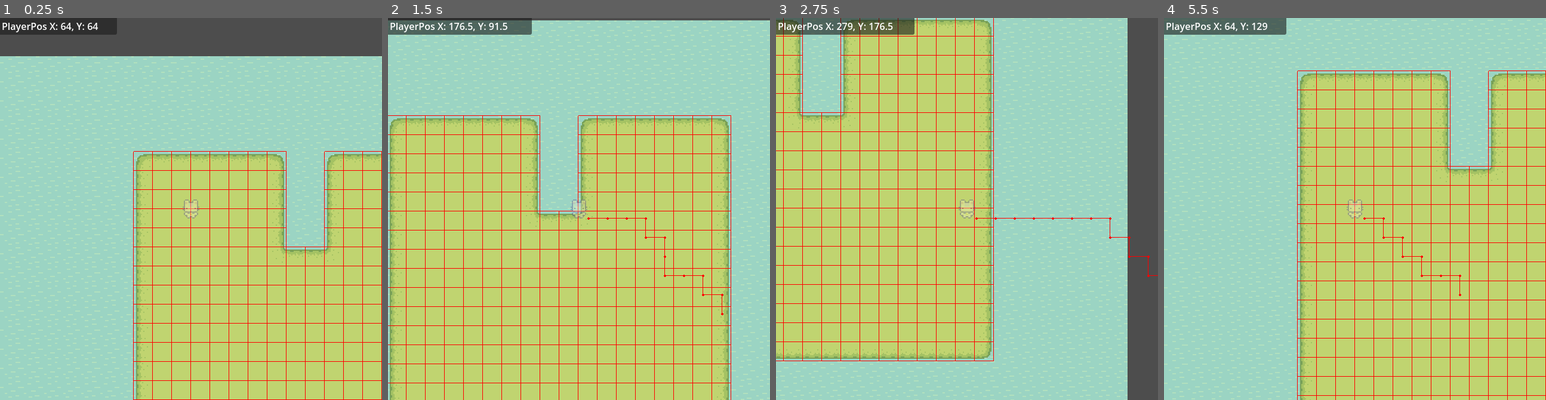
Above: before the commit, frames 1-4 (left to right).
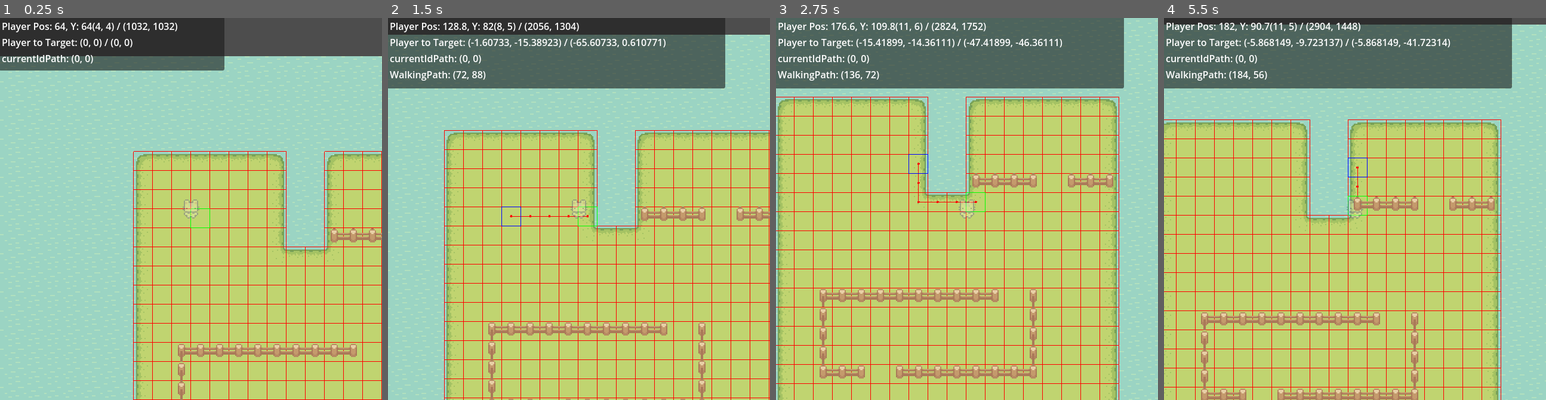
Above: after the commit, the same moments.

Repository: Joaomolin/AStarGrid2D-Godot-4
Game: Godot game, scene res://Main.tscn
The game is run twice, just before and just after one commit, with the same random seed, the same clock (stepped at 60 frames per second) and the same inputs.
Inputs (mouse positions are in pixels of both pictures, inside the frame that each line leads up to):
- Up to frame 1 (0.25 s): no input
- Up to frame 2 (1.5 s): tap Enter (ui_accept) at 0.5, 1.35 s; move the mouse to (663, 189) at 0.52 s; hold Right (ui_right) 0.53-1.28 s; hold Enter (ui_accept) 0.53-1.28 s; move the mouse to (502, 228) at 1.27 s; hold Down (ui_down) from 1.28 s (still down)
- Up to frame 3 (2.75 s): tap Enter (ui_accept) at 1.52, 1.82 s; move the mouse to (1005, 124) at 2.02 s; release Down (ui_down) at 2.03 s; hold Right (ui_right) from 2.03 s (still down); hold Enter (ui_accept) from 2.03 s (still down)
- Up to frame 4 (5.5 s): move the mouse to (1335, 285) at 2.77 s; release Right (ui_right) at 2.78 s; release Enter (ui_accept) at 2.78 s; hold Up (ui_up) 2.78-3.53 s; tap Enter (ui_accept) at 2.85, 3.02, 3.32, 4.35, 4.52, 4.82 s; move the mouse to (1469, 266) at 3.52 s; hold Enter (ui_accept) 3.53-4.28 s; hold Left (ui_left) 3.53-5.03 s; move the mouse to (1240, 151) at 4.27 s; move the mouse to (1374, 209) at 5.02 s; hold Down (ui_down) from 5.03 s (still down); hold Enter (ui_accept) from 5.03 s (still down)

The runs differ from the first frame. In frame 1, 8.4% of the frame differs, in the area x 0-100%, y 0-100%; in frame 2, 51%; in frame 3, 70%; in frame 4, 69%.

Commit message:
Walk with mouse

Diff:
--- a/Main.tscn
+++ b/Main.tscn
@@ -129,7 +129,7 @@
 layer_0/name = "Terrain"
 layer_0/tile_data = PackedInt32Array(65537, 65536, 3, 65538, 131072, 3, 65539, 131072, 3, 65540, 131072, 3, 65541, 1310 …(5898 unchanged characters)…
 layer_1/name = "NotWalkable"
-layer_1/enabled = false
+layer_1/enabled = true
 layer_1/modulate = Color(1, 1, 1, 1)
 layer_1/y_sort_enabled = false
 layer_1/y_sort_origin = 0
@@ -161,7 +161,6 @@
 vframes = 4
 
 [node name="CollisionShape2D" type="CollisionShape2D" parent="Player"]
-visible = false
 shape = SubResource("RectangleShape2D_brjjd")
 
 [node name="CanvasLayer" type="CanvasLayer" parent="."]
@@ -171,7 +170,7 @@
 offset_left = -2.0
 offset_top = -2.0
 offset_right = 68.0
-offset_bottom = 23.0
+offset_bottom = -2.0
 
 [node name="DebugContainer" type="VBoxContainer" parent="CanvasLayer"]
 unique_name_in_owner = true
--- a/Player.gd
+++ b/Player.gd
@@ -1,68 +1,177 @@
 extends CharacterBody2D
-#Player
-var myTile:Vector2
 
-#Start
 @onready var player: Node2D = %Player
+
+#Grid
 @onready var tileMap: TileMap = %TileMap
 @onready var tileSize = tileMap.tile_set.tile_size
+@onready var gridPlayerTile : Rect2
+@onready var gridTargetTile : Rect2
+@onready var finalTile : Vector2
 var grid: AStarGrid2D
-
-#
 var idPath:PackedVector2Array
-var otherIdPath:PackedVector2Array
+var printIdPath:PackedVector2Array
+var currentIdPath : Vector2
 
 func _ready():
 
+	_startGrid()
+	_updateWalkableTiles()
+
+func _draw():
+	_drawPathToWalk()
+	_drawMapTiles()
+	pass
+
+func _physics_process(_delta):
+
+	_wasdWalk()
+	_mouseWalk()
+	_updateDebugInfo()
+
+	queue_redraw()
+
+func _input(event: InputEvent):
+	if event.is_action_pressed("ui_accept"):
+		#Update end of path
+		finalTile = get_global_mouse_position()
+
+	if !finalTile:	return
+
+
+#region Grid Setup
+
+func _updateWalkableTiles():
+	for x in tileMap.get_used_rect().size.x:
+		for y in tileMap.get_used_rect().size.y:
+			var tilePos = Vector2i(x + tileMap.get_used_rect().position.x, y + tileMap.get_used_rect().position.y)
+
+			var tileData
+
+			#Ground layer
+			tileData = tileMap.get_cell_tile_data(0, tilePos)
+			if !tileData:
+				grid.set_point_solid(tilePos)
+
+			#Fence layer
+			tileData = tileMap.get_cell_tile_data(1, tilePos)
+			if tileData:
+				grid.set_point_solid(tilePos)
+
+func _startGrid():
 	#Start grid
 	grid = AStarGrid2D.new()
 	grid.region = tileMap.get_used_rect()
 	grid.cell_size = tileMap.tile_set.tile_size
 	grid.diagonal_mode = AStarGrid2D.DIAGONAL_MODE_NEVER
 	grid.update()
+#endregion
 
-func _input(event: InputEvent) -> void:
-	if !event.is_action_pressed("ui_accept"):	return
+#region Draw Tiles
 
-	var _from = tileMap.local_to_map(myTile)
-	var _to = tileMap.local_to_map(get_global_mouse_position())
-	idPath = grid.get_id_path(_from, _to)
-
-	otherIdPath = idPath
-	for i in otherIdPath.size(): #Fix positions
-		otherIdPath[i] = tileMap.map_to_local(otherIdPath[i])
-		#otherIdPath[i] = tileMap.map_to_local(otherIdPath[i]) - global_position
-
-func _draw():
-	#If has path to walk
-	if otherIdPath.size() > 1:
-		#Draw path line
-		draw_polyline(otherIdPath, Color.RED)
-
-		#Draw circles on center of path tiles
-		for i in otherIdPath.size():
-			draw_circle(otherIdPath[i], 1, Color.RED)
-
+func _drawMapTiles():
 	if tileMap:
 		#Draw squares on tiles
 		var arrayOfCells = tileMap.get_used_cells(0)#Get terrain cells
 		for i in arrayOfCells.size():
 			var _cellX = arrayOfCells[i].x * tileSize.x - get_transform().origin.x # fix vectors origin pos to upper left corner of screen
 			var _cellY = arrayOfCells[i].y * tileSize.y - get_transform().origin.y # fix vectors origin pos to upper left corner of screen
-			draw_rect(Rect2(_cellX, _cellY, tileSize.x, tileSize.y), Color.RED, false)
+			var _tile = Rect2(_cellX, _cellY, tileSize.x, tileSize.y)
 
-func _get_input():
-	var _speed = 150
-	var input_direction = Input.get_vector("ui_left", "ui_right", "ui_up", "ui_down")
-	velocity = input_direction * _speed
+			#Update player tile
+			var _isPlayer = tileMap.local_to_map(player.position) == Vector2i(arrayOfCells[i].x, arrayOfCells[i].y)
+			if (_isPlayer):
+				gridPlayerTile = _tile
 
-func _physics_process(_delta):
+			#Update target tile
+			var _isWalkTarget = tileMap.local_to_map(finalTile) == Vector2i(arrayOfCells[i].x, arrayOfCells[i].y)
+			if (_isWalkTarget):
+				gridTargetTile = _tile
 
-	var _xPos = str(snapped(self.position.x, 0.01))
-	var _yPos = str(snapped(self.position.y, 0.01))
-	Debug.update(str(self), "PlayerPos X: " + _xPos + ", Y: " + _yPos)
+			draw_rect(_tile, Color.RED, false)
+	#Draw above grid
+	draw_rect(gridPlayerTile, Color.GREEN, false)
+	draw_rect(gridTargetTile, Color.BLUE, false)
 
-	_get_input()
-	move_and_slide()
+func _drawPathToWalk():
+	if printIdPath.size() > 1:
+		#Draw path line
+		var _fixedVectors = printIdPath.duplicate()
+		for i in _fixedVectors.size():
+			_fixedVectors[i] -= player.position
+		draw_polyline(_fixedVectors, Color.RED)
 
-	queue_redraw()
+		#Draw circles on center of path tiles
+		for i in printIdPath.size():
+			draw_circle(printIdPath[i] - player.position, 1, Color.RED)
+
+#endregion
+
+#region Walk with WASD
+
+func _wasdWalk():
+	var _speed = 120
+	var _horizontal_input = Input.get_action_strength("ui_right") - Input.get_action_strength("ui_left")
+	var _vertical_input = Input.get_action_strength("ui_down") - Input.get_action_strength("ui_up")
+
+	#Don't walk diagonally
+	if abs(_horizontal_input) > abs(_vertical_input):
+		velocity = Vector2(_horizontal_input, 0).normalized() * _speed
+	else:
+		velocity = Vector2(0, _vertical_input).normalized() * _speed
+
+	var current_position = get_global_transform().origin
+	var intended_position = current_position + Vector2(_horizontal_input, _vertical_input).normalized() * _speed * get_process_delta_time()
+
+	if _isValidWASDPosition(intended_position):
+		move_and_slide()
+
+func _isValidWASDPosition(intended_position):
+	var tilemapOrigin = tileMap.get_used_rect().position
+
+	var intendedTilePosition = (intended_position - Vector2(tilemapOrigin)) / Vector2(tileSize)
+
+	if tileMap.get_cell_tile_data(0, intendedTilePosition):
+		#Walking on land
+		return true
+
+	if tileMap.get_cell_tile_data(1, intendedTilePosition):
+		#Walking on land
+		return false
+
+#endregion
+
+#region Walk with mouse
+func _mouseWalk():
+	_updatePathToWalk()
+	if idPath.size() < 2:	return
+
+	var targetPos = idPath[1]
+
+	player.global_position = player.global_position.move_toward(targetPos, 1)
+
+	if player.global_position == targetPos:
+		print(str(player.global_position) + " == " + str(targetPos))
+		#idPath.remove_at(0)
+
+
+func _updatePathToWalk():
+	var _from = tileMap.local_to_map(player.position)
+	var _to = tileMap.local_to_map(finalTile)
+	idPath = grid.get_id_path(_from, _to)
+
+	printIdPath = idPath
+	for i in printIdPath.size(): #Fix positions
+		printIdPath[i] = tileMap.map_to_local(printIdPath[i])
+
+#endregion
+
+func _updateDebugInfo():
+	if printIdPath.size() > 1:
+		Debug.update("WalkingPath", "WalkingPath: " + str(printIdPath[printIdPath.size() - 1]))
+
+	var _xPos = str(snapped(self.position.x, 0.1))
+	var _yPos = str(snapped(self.position.y, 0.1))
+	Debug.update("PlayerInfo", "Player Pos: " + _xPos + ", Y: " + "" +  _yPos + str(tileMap.local_to_map(player.global_position)) + " / " + str(tileMap.map_to_local(player.global_position)))
+	Debug.update("PlayerGrid", "Player to Target: " + str(gridPlayerTile.position) + " / " + str(gridTargetTile.position))
+	Debug.update("currentIdPath", "currentIdPath: " + str(currentIdPath))
--- a/project.godot
+++ b/project.godot
@@ -23,8 +23,13 @@
 
 window/size/viewport_width=640
 window/size/viewport_height=640
+window/size/resizable=false
 window/stretch/mode="canvas_items"
 window/stretch/scale_mode="integer"
+
+[editor_plugins]
+
+enabled=PackedStringArray("res://addons/script-ide/plugin.cfg")
 
 [input]
 
